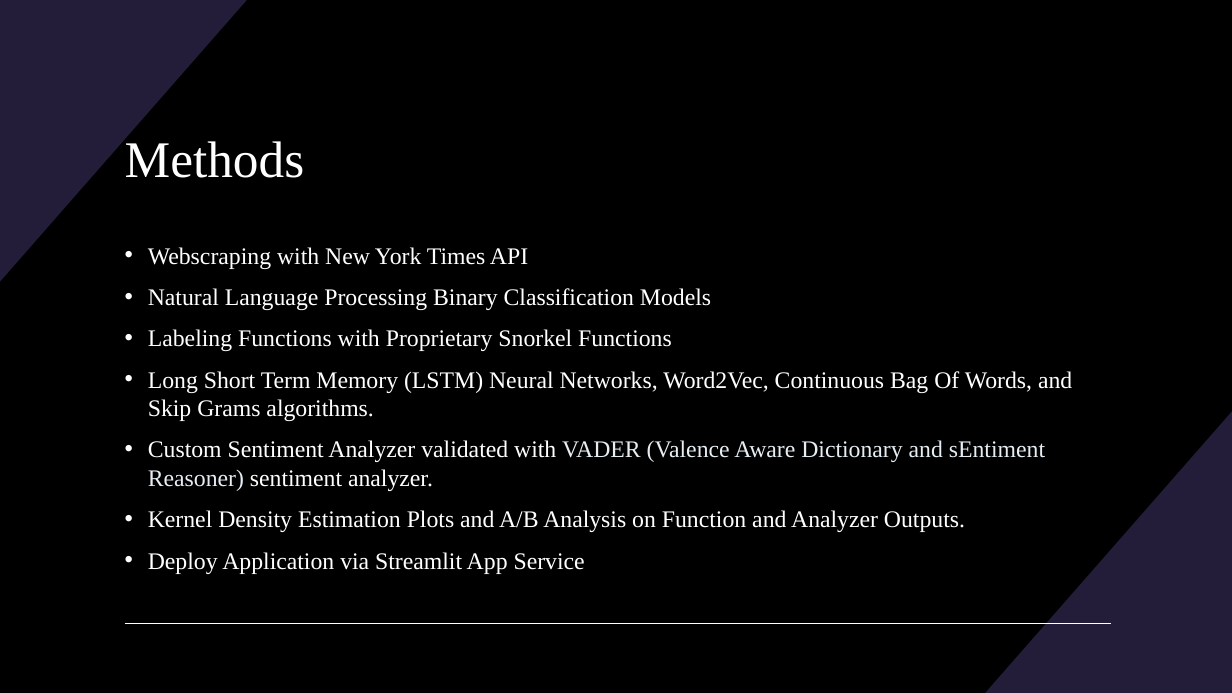
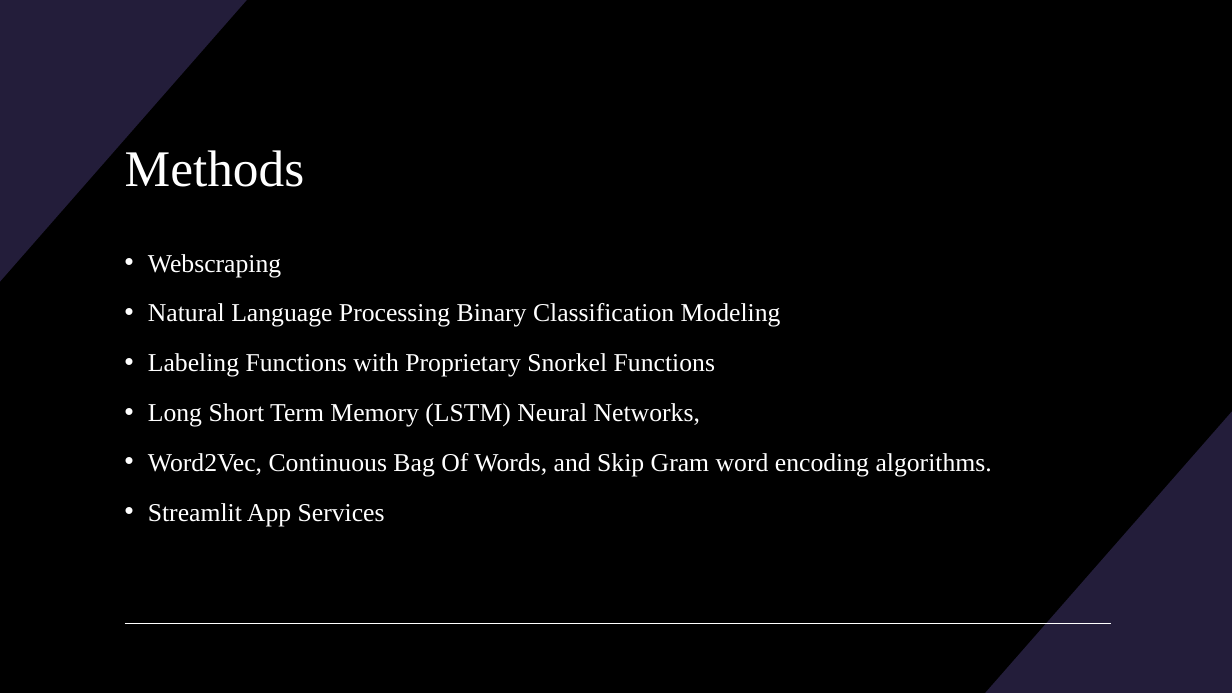
Before and after one commit to BenjaminRocco/Capstone_Project, a slide deck: slide 3 of Capstone_Presentation.pptx. Drawn at 1232x693 pixels with LibreOffice and Linux fonts; fonts in the diff are those of the drawing. Boxes give left, top, right and bottom in pixels: in the first picture for what was removed or moved away, otherwise in the second. Text is boxed around its words. In the diff, an @@ line names an element or a change of style, - is before the commit and + after.

Commit message:
added local version in addition to streamlit version

```diff
--- a/Capstone_Presentation.pptx
+++ b/Capstone_Presentation.pptx
@@ title "Methods" rewrapped from [125,137,304,178] to [125,150,304,187] @@
@@ text at [148,254,781,327]: text changed; size 18.5 to 20 pt @@
-• Webscraping with New York Times API
-• Natural Language Processing Binary Classification Models
+• Webscraping
+• Natural Language Processing Binary Classification Modeling
@@ text at [148,353,715,377]: size 18.5 to 20 pt in "Labeling Functions with Proprietary Snorkel Functions"; line spacing 1 to 1.2 @@
@@ text at [148,403,992,526]: text changed; size 18.5 to 20 pt @@
-• Long Short Term Memory (LSTM) Neural Networks, Word2Vec, Continuous Bag Of Words, and Skip Grams algorithms.
-• Custom Sentiment Analyzer validated with VADER (Valence Aware Dictionary and sEntiment Reasoner) sentiment analyzer.
-• Kernel Density Estimation Plots and A/B Analysis on Function and Analyzer Outputs.
-• Deploy Application via Streamlit App Service
+• Long Short Term Memory (LSTM) Neural Networks,
+• Word2Vec, Continuous Bag Of Words, and Skip Gram word encoding algorithms.
+• Streamlit App Services
```
Also in this commit, not shown: 6 other slides changed, 3 slides added, 1 slide removed, 1 other file.
